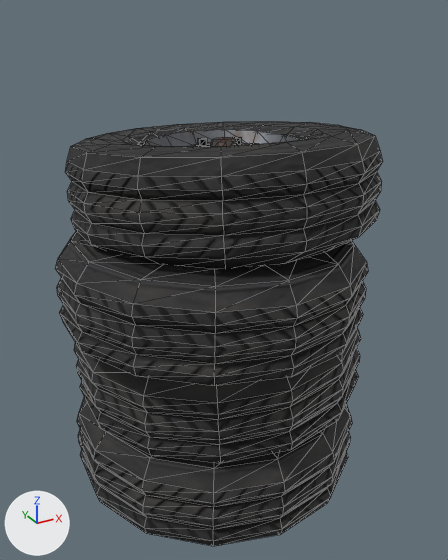
Renders of the glTF model src/assets/models/prop_soft_tyres.glb from each side of a commit.
The view is the same before and after, from a 50 mm camera at (-0.602, -1.142, 1.061) aimed at (0.023, -0.005, 0.493). The lights are fixed; the arrows at lower left show +X, +Y and +Z. The first picture is the older version. Mesh edges are drawn as thin lines. Where no turn or scale is listed for an object, it has been applied to the vertices. Vertices at exactly the same position are counted once.

The first picture shows 'prop_soft_tyres_body'.
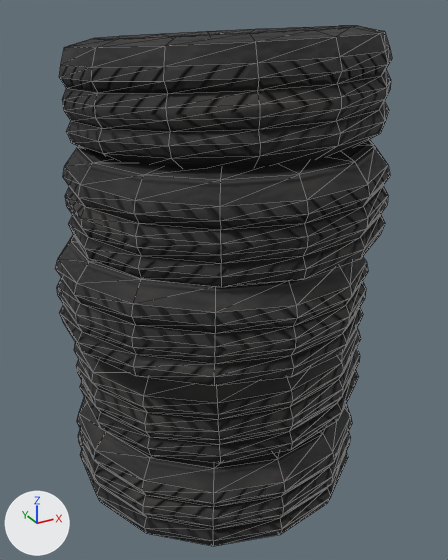
Edits to the scene script, one JSON object a line:
```json
{"block": "me_prop_soft_tyres_body", "where": "# used by ob_prop_soft_tyres_body; location = (0.0, 0.0, 0.0)"}
{"op": "remove", "block": "me_prop_soft_tyres_body", "code": "me_prop_soft_tyres_body.from_pydata(...)  # 923 vertices, 1694 faces; spans x -0.342..0.373, y -0.352..0.366, z -0.001..0.842"}
{"op": "add", "block": "me_prop_soft_tyres_body", "code": "me_prop_soft_tyres_body.from_pydata(...)  # 1105 vertices, 2030 faces; spans x -0.342..0.382, y -0.352..0.365, z -0.001..1.029"}
{"block": "me_prop_soft_tyres_body", "change": "me_prop_soft_tyres_body part 1: the loose piece of 85 vertices spanning x -0.144..0.228, y -0.16..0.216, z 0.749..0.793 is multiplied about its middle by the matrix ((-0.999, -0.037, 0.0), (-0.037, 0.999, 0.0), (0.0, 0.0, 1.0)), then moved by (0.006, 0.002, 0.198)"}
{"block": "me_prop_soft_tyres_body", "change": "me_prop_soft_tyres_body part 2: the loose piece of 22 vertices spanning x 0.008..0.076, y -0.005..0.061, z 0.779..0.803 is moved by (0.006, 0.002, 0.198)"}
{"block": "me_prop_soft_tyres_body", "change": "me_prop_soft_tyres_body part 3: the loose piece of 210 vertices spanning x -0.289..0.373, y -0.31..0.366, z 0.568..0.842 is rebuilt with 182 vertices and now spans x -0.307..0.359, y -0.345..0.325, z 0.59..0.82"}
{"block": "me_prop_soft_tyres_body", "change": "me_prop_soft_tyres_body part 4: a new loose piece of 210 vertices spanning x -0.286..0.382, y -0.305..0.365, z 0.778..1.029, in mat_main"}
{"block": "me_prop_soft_tyres_body", "change": "me_prop_soft_tyres_body part 5: the loose piece of 12 vertices spanning x 0.014..0.034, y 0.081..0.102, z 0.783..0.796 is deleted"}
{"block": "me_prop_soft_tyres_body", "change": "me_prop_soft_tyres_body part 6: the loose piece of 12 vertices spanning x 0.087..0.107, y 0.055..0.076, z 0.783..0.796 is deleted"}
{"block": "me_prop_soft_tyres_body", "change": "other edits to the shape of me_prop_soft_tyres_body do not show in these pictures"}
```

Boxes [x1, y1, x2, y2] around the edits, measured in the pictures (448 x 560 px; the box of a moved part takes in the faces that stretch with it):
```json
{"object": "prop_soft_tyres_body", "change": "reshaped", "before": [56, 121, 383, 546], "after": [56, 26, 392, 546], "on screen": "22% taller"}
{"part": 1, "of": "me_prop_soft_tyres_body", "change": "moved or reshaped", "before": [144, 129, 299, 146], "on screen": "not visible afterwards"}
{"part": 2, "of": "me_prop_soft_tyres_body", "change": "moved or reshaped", "before": [210, 137, 238, 146], "on screen": "not visible afterwards"}
{"part": 3, "of": "me_prop_soft_tyres_body", "change": "rebuilt", "before": [65, 121, 383, 268], "after": [63, 140, 390, 287]}
{"part": 4, "of": "me_prop_soft_tyres_body", "change": "added", "after": [59, 26, 392, 168]}
{"part": 5, "of": "me_prop_soft_tyres_body", "change": "deleted", "before": [198, 138, 207, 145]}
{"part": 6, "of": "me_prop_soft_tyres_body", "change": "deleted", "before": [232, 137, 242, 144]}
```
